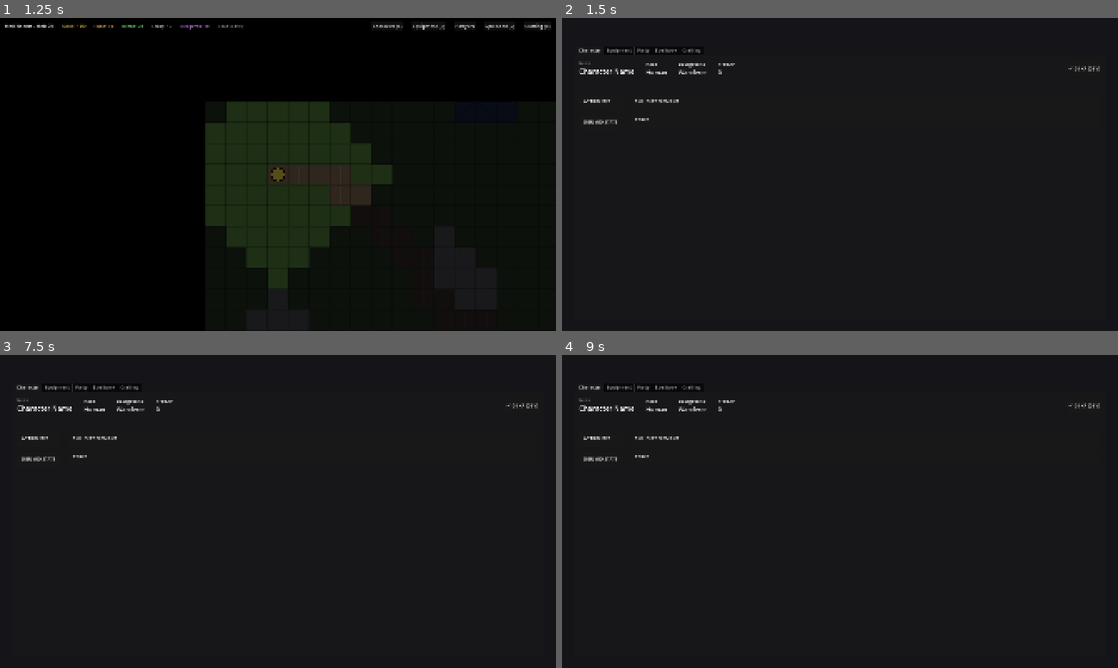
Above: before the commit, frames 1-4 (two rows, left to right).
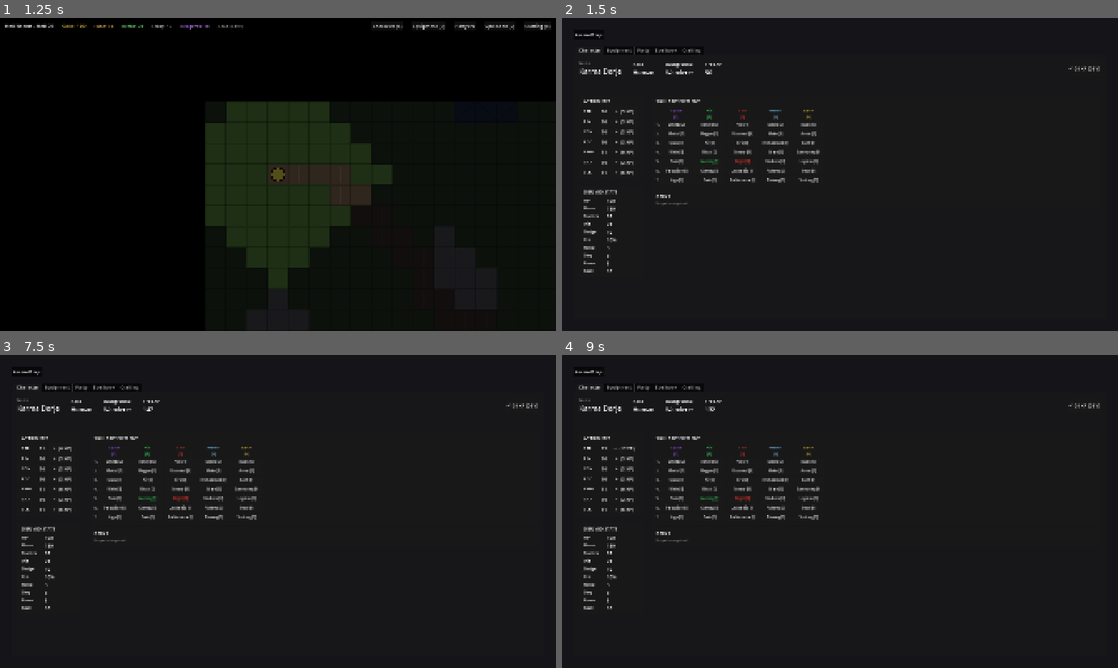
Above: after the commit, the same moments.

Repository: olstach/six_worlds
Game: Godot game, scene res://scenes/ui/title_screen.tscn
Same seed, same stepped clock (60 frames per second), same inputs: the game is played once before the commit and once after it.
Inputs (mouse positions are in pixels of both pictures, inside the frame that each line leads up to):
- Up to frame 1 (1.25 s): click "New Game" at 0.5 s
- Up to frame 2 (1.5 s): tap Enter at 1.25 s; move the mouse to (962, 158) at 1.27 s; hold Right from 1.28 s (still down); tap C at 1.35 s; click (962, 158) at 1.42 s
- Up to frame 3 (7.5 s): tap Space at 1.52 s; release Right at 2 s; click "Character (C)" at 2 s; click "Equipment (E)" at 2.75 s; click "Party (P)" at 3.5 s; click "Spellbook (S)" at 4.25 s; click "Crafting (R)" at 5 s; click "+100 XP [DEV]" at 5.75 s; click (27, 370) at 6.5 s, where only the run after the commit has a clickable "Karma Dorje"; click (61, 448) at 7.25 s, where only the run after the commit has a clickable "+ (3 XP)"
- Up to frame 4 (9 s): click (623, 448) at 8 s, where only the run after the commit has a clickable "+ (6 XP)"; click (623, 448) at 8.75 s, where only the run after the commit has a clickable "+ (9 XP)"

Frame 1 is identical in both runs. In frame 2, 2.6% of the frame differs, in the area x 2-47%, y 4-82%; in frame 3, 2.6%; in frame 4, 2.6%.
Error before the commit: Invalid assignment of property or key 'guild_spell_lists' with value of type 'Dictionary' on a base object of type 'Node (game_state.gd)'. (res://scripts/autol…

Commit message:
Fix bugs + add spell simples/guilds on map + persist combat statuses to overworld
Bug fixes:
- combat_arena: fix _add_combat_log/_update_unit_info crash (correct names: _log_message/_show_unit_info)
- main_menu: await _setup_equipment_doll() so slots exist before _update_equipment_slots() runs
- main_menu: sync current_weapon_set from character's active_weapon_set on equipment tab open

Status persistence:
- combat_manager: _sync_combat_state_to_characters() writes HP/mana/DoT statuses to character_data on end_combat
- overworld: _tick_overworld_statuses() applies DoT damage per step with toast notifications
- map_manager: implement cleanse reward (was a pass placeholder) — clears overworld_statuses

Spell system on overworld:
- character_system: pick_random_spell_for_party() picks spells new to at least one party member
- map_manager: "spell" reward type teaches random spell of school+tier to whole party
- map_generator: place guaranteed spell simples (shrine pickups) per zone from density config
- map_generator: place guaranteed spell guilds (events tagged "guild") per zone
- game_state: persist guild_spell_lists in save data for stable curricula across revisits

Co-Authored-By: Claude Sonnet 4.6 <noreply@anthropic.com>

Diff:
--- a/scripts/autoload/character_system.gd
+++ b/scripts/autoload/character_system.gd
@@ -196,6 +196,52 @@
 				if s.to_lower() == required.to_lower():
 					candidates.append(spell_id)
 					break
+	if candidates.is_empty():
+		return ""
+	candidates.shuffle()
+	return candidates[0]
+
+
+## Public accessor for the spell database (used by shop system and map rewards)
+func get_spell_database() -> Dictionary:
+	return _spell_database
+
+
+## Pick a random spell of the given school and spell level for the whole party.
+## Excludes spells already known by ALL party members (so there's always someone who benefits).
+## Checks both the "schools" array and the "subschool" field, so Sorcery/Enchantment/etc. work.
+## Returns spell_id or "" if every matching spell is already universal knowledge.
+func pick_random_spell_for_party(school: String, level: int) -> String:
+	var party = get_party()
+	if party.is_empty():
+		return ""
+
+	# Build set of spells known by ALL party members — we won't offer those
+	var known_by_all: Array = party[0].get("known_spells", []).duplicate()
+	for i in range(1, party.size()):
+		var member_spells = party[i].get("known_spells", [])
+		known_by_all = known_by_all.filter(func(sid): return sid in member_spells)
+
+	var school_lower = school.to_lower()
+	var candidates: Array[String] = []
+
+	for spell_id in _spell_database:
+		if spell_id in known_by_all:
+			continue
+		var spell = _spell_database[spell_id]
+		if int(spell.get("level", 0)) != level:
+			continue
+		# Match against schools array or subschool field
+		var matches = false
+		for s in spell.get("schools", []):
+			if s.to_lower() == school_lower:
+				matches = true
+				break
+		if not matches and spell.get("subschool", "").to_lower() == school_lower:
+			matches = true
+		if matches:
+			candidates.append(spell_id)
+
 	if candidates.is_empty():
 		return ""
 	candidates.shuffle()
--- a/scripts/autoload/combat_manager.gd
+++ b/scripts/autoload/combat_manager.gd
@@ -242,6 +242,11 @@
 	_start_current_turn()
 
 
+## DoT statuses that can persist from combat into the overworld
+const OVERWORLD_DOT_STATUSES: Array = [
+	"Poisoned", "Bleeding", "Burning", "Festering", "Diseased"
+]
+
 ## End combat
 func end_combat(victory: bool) -> void:
 	if not combat_active:
@@ -253,6 +258,9 @@
 	else:
 		last_combat_rewards = {}
 
+	# Sync player unit state back to character_data before clearing units
+	_sync_combat_state_to_characters()
+
 	combat_active = false
 	_deployment_phase = false
 	combat_ended.emit(victory)
@@ -261,6 +269,33 @@
 	all_units.clear()
 	turn_order.clear()
 	combat_grid = null
+
+
+## Write current HP, mana, and persisting DoT statuses back to character_data
+func _sync_combat_state_to_characters() -> void:
+	for unit in all_units:
+		if unit.team != Team.PLAYER:
+			continue
+		if not "character_data" in unit:
+			continue
+		var cdata = unit.character_data
+		if not "derived" in cdata:
+			cdata["derived"] = {}
+		# HP / mana — preserve whatever the unit ended combat with
+		cdata.derived["current_hp"] = unit.current_hp
+		cdata.derived["current_mana"] = unit.current_mana
+		# Persisting DoT statuses
+		var persisting: Array = []
+		for effect in unit.status_effects:
+			var sname = effect.get("status", "")
+			if sname in OVERWORLD_DOT_STATUSES:
+				var def = _status_effects.get(sname, {})
+				persisting.append({
+					"status": sname,
+					"duration": effect.get("duration", 1),
+					"damage_per_step": def.get("damage_per_turn", 3)
+				})
+		cdata["overworld_statuses"] = persisting
 
 
 # ============================================
--- a/scripts/autoload/game_state.gd
+++ b/scripts/autoload/game_state.gd
@@ -59,6 +59,11 @@
 # Format: { object_id: [choice_id, ...] }
 # Only populated for non-one_time event objects to prevent XP farming.
 var used_event_choices: Dictionary = {}
+
+# Cached spell curricula for spell guilds — keyed by map object_id.
+# Ensures each guild offers the same spells across revisits (stable curriculum).
+# Format: { object_id: [spell_id, ...] }
+var guild_spell_lists: Dictionary = {}
 
 # World definitions
 var WORLDS: Dictionary = {
@@ -384,7 +389,8 @@
 		"steps_without_food": steps_without_food,
 		"is_starving": is_starving,
 		"boss_defeated": boss_states,
-		"used_event_choices": used_event_choices.duplicate(true)
+		"used_event_choices": used_event_choices.duplicate(true),
+		"guild_spell_lists": guild_spell_lists.duplicate(true)
 	}
 
 
@@ -402,6 +408,7 @@
 	steps_without_food = data.get("steps_without_food", 0)
 	is_starving = data.get("is_starving", false)
 	used_event_choices = data.get("used_event_choices", {})
+	guild_spell_lists = data.get("guild_spell_lists", {})
 
 	# Restore unlocked worlds
 	unlocked_worlds.clear()
--- a/scripts/autoload/map_manager.gd
+++ b/scripts/autoload/map_manager.gd
@@ -1069,8 +1069,25 @@
 				ItemSystem.add_to_inventory(chosen)
 
 		"cleanse":
-			# Clear map status effects from party — placeholder for future map-status system
-			pass
+			# Clear persisting overworld DoT statuses from all party members
+			for char in CharacterSystem.get_party():
+				char["overworld_statuses"] = []
+
+		"spell":
+			# Spell simple: teach a random spell of the given school+tier to all party members who
+			# don't already know it. value = {"school": "Fire", "tier": 1}
+			# Tier maps to spell level: 1→1, 2→3, 3→5, 4→7, 5→9
+			if value is Dictionary:
+				var school: String = value.get("school", "")
+				var tier: int = clamp(int(value.get("tier", 1)), 1, 5)
+				var tier_to_level: Array = [0, 1, 3, 5, 7, 9]
+				var spell_level: int = tier_to_level[tier]
+				var spell_id: String = CharacterSystem.pick_random_spell_for_party(school, spell_level)
+				if spell_id != "":
+					reward["chosen_spell"] = spell_id  # store for toast display
+					for character in CharacterSystem.get_party():
+						if not CharacterSystem.knows_spell(character, spell_id):
+							CharacterSystem.learn_spell(character, spell_id)
 
 		"karma":
 			# Hidden karma adjustment
@@ -1594,6 +1611,11 @@
 			"buff":
 				if value is Dictionary:
 					parts.append("+%d %s" % [value.get("amount", 0), value.get("stat", "")])
+			"spell":
+				if value is Dictionary:
+					var tier_names = ["", "Trace", "Mark", "Locus", "Nexus", "Throne"]
+					var tier = clamp(int(value.get("tier", 1)), 1, 5)
+					parts.append("%s of %s" % [tier_names[tier], value.get("school", "?")])
 	return ", ".join(parts) if not parts.is_empty() else ""
 
 
--- a/scripts/combat/combat_arena.gd
+++ b/scripts/combat/combat_arena.gd
@@ -1623,9 +1623,9 @@
 	AudioManager.play("ui_click")
 	ItemSystem.swap_weapon_set(unit.character_data)
 	CombatManager.use_action(1)
-	_add_combat_log("[color=#aaaaff]%s switches weapon sets.[/color]" % unit.unit_name)
+	_log_message("[color=#aaaaff]%s switches weapon sets.[/color]" % unit.unit_name)
 	_update_action_buttons()
-	_update_unit_info(unit)
+	_show_unit_info(unit)
 
 
 func _on_end_turn_pressed() -> void:
--- a/scripts/map_gen/map_generator.gd
+++ b/scripts/map_gen/map_generator.gd
@@ -577,11 +577,13 @@
 	var pickup_range = density.get("pickups_per_zone", [8, 14])
 	var shop_range = density.get("guaranteed_shops", [1, 2])
 	var rest_range = density.get("guaranteed_rest", [1, 2])
+	var guild_range = density.get("guaranteed_guilds", [0, 1])
 
 	var num_events = randi_range(int(event_range[0]), int(event_range[1]))
 	var num_pickups = randi_range(int(pickup_range[0]), int(pickup_range[1]))
 	var guaranteed_shops = randi_range(int(shop_range[0]), int(shop_range[1]))
 	var guaranteed_rest = randi_range(int(rest_range[0]), int(rest_range[1]))
+	var guaranteed_guilds = randi_range(int(guild_range[0]), int(guild_range[1]))
 
 	# Collect all placed objects for spacing checks
 	var placed_positions: Array[Vector2i] = []
@@ -615,6 +617,71 @@
 			_place_pickup_object(zone_id, template, pos)
 			placed_positions.append(pos)
 			num_pickups -= 1  # Counts toward pickup budget
+
+	# Place guaranteed guilds (from events tagged "guild") — one chosen at random from the full
+	# guild pool, so no school gets a guaranteed advantage from appearing in a specific zone.
+	var guild_events: Array = []
+	for e in event_pool:
+		if e.get("tag", "") == "guild":
+			guild_events.append(e)
+	guild_events.shuffle()  # Randomise order before picking
+	var guilds_placed := 0
+	for i in range(guaranteed_guilds):
+		if guilds_placed >= guild_events.size():
+			break
+		var template = guild_events[guilds_placed]
+		guilds_placed += 1
+		var pos = _find_placement_tile(row_start, row_end, min_spacing, placed_positions)
+		if pos != Vector2i(-1, -1):
+			_place_event_object(zone_id, template, pos)
+			placed_positions.append(pos)
+			num_events -= 1  # Counts toward event budget
+
+	# Place guaranteed spell simples — school is drawn randomly from the realm's school list
+	# so no school gets a meta-advantage from zone assignment.
+	# density.guaranteed_simples: [{tier, count}, ...] e.g. [{tier:1,count:2},{tier:2,count:1}]
+	var simple_specs: Array = density.get("guaranteed_simples", [])
+	if not simple_specs.is_empty():
+		var tier_names: Array = ["", "Trace", "Mark", "Locus", "Nexus", "Throne"]
+		var tier_messages: Array = [
+			"",
+			"A sliver of magical knowledge, crystallized into a fragment you can absorb.",
+			"A deeper resonance of magical knowledge, more complex but still accessible.",
+			"A concentrated locus of power — the knowledge reshapes something in you as you receive it.",
+			"A nexus of power at the intersection of several forces. Hard to hold, but it stays.",
+			"A throne of mastery. Rare beyond imagining. It settles into you like a memory you never had."
+		]
+		var all_schools: Array = pool.get("spell_schools", [
+			"Fire", "Water", "Earth", "Air", "Space",
+			"White", "Black", "Sorcery", "Enchantment", "Summoning"
+		])
+		# Shuffle once so each zone independently randomizes which schools appear
+		var shuffled_schools: Array = all_schools.duplicate()
+		shuffled_schools.shuffle()
+		var school_idx: int = 0
+
+		for spec in simple_specs:
+			var tier: int = clamp(int(spec.get("tier", 1)), 1, 5)
+			var count: int = int(spec.get("count", 1))
+			for _s in range(count):
+				if school_idx >= shuffled_schools.size():
+					shuffled_schools.shuffle()
+					school_idx = 0
+				var school: String = shuffled_schools[school_idx]
+				school_idx += 1
+				var tier_name: String = tier_names[tier]
+				var template: Dictionary = {
+					"name": "%s of %s" % [tier_name, school],
+					"icon": "shrine",
+					"message": tier_messages[tier],
+					"one_time": true,
+					"rewards": [{"type": "spell", "value": {"school": school, "tier": tier}}]
+				}
+				var pos = _find_placement_tile(row_start, row_end, min_spacing, placed_positions)
+				if pos != Vector2i(-1, -1):
+					_place_pickup_object(zone_id, template, pos)
+					placed_positions.append(pos)
+					num_pickups -= 1
 
 	# Fill remaining events from weighted pool
 	var event_weights = _build_pool_weight_table(event_pool)
--- a/scripts/overworld/overworld.gd
+++ b/scripts/overworld/overworld.gd
@@ -546,6 +546,33 @@
 
 func _on_party_moved(_from: Vector2i, _to: Vector2i) -> void:
 	_update_terrain_label()
+	_tick_overworld_statuses()
+
+
+## Apply one tick of any persisting DoT statuses (Poison, Bleed, Burn, etc.)
+## Called once per step. Removes expired statuses. Shows a toast per damage tick.
+func _tick_overworld_statuses() -> void:
+	var party = CharacterSystem.get_party()
+	for char in party:
+		var statuses: Array = char.get("overworld_statuses", [])
+		if statuses.is_empty():
+			continue
+		var expired: Array = []
+		for i in range(statuses.size()):
+			var s = statuses[i]
+			var dmg: int = s.get("damage_per_step", 3)
+			var derived: Dictionary = char.get("derived", {})
+			var hp: int = derived.get("current_hp", derived.get("max_hp", 10))
+			hp = max(0, hp - dmg)
+			derived["current_hp"] = hp
+			_show_toast("%s: %s −%d HP" % [char.get("name", "?"), s.get("status", "?"), dmg])
+			s["duration"] -= 1
+			if s["duration"] <= 0:
+				expired.append(i)
+		# Remove expired (reverse to keep indices valid)
+		expired.reverse()
+		for idx in expired:
+			statuses.remove_at(idx)
 
 
 func _on_party_position_updated(_world_pos: Vector2) -> void:
--- a/scripts/ui/main_menu.gd
+++ b/scripts/ui/main_menu.gd
@@ -185,7 +185,13 @@
 	tab_changed.emit(tab)
 	# Refresh equipment tab when switching to it (tab index 1)
 	if tab == 1:
-		_setup_equipment_doll()
+		# await the doll setup — it has an internal await get_tree().process_frame
+		# that creates the slot nodes; without awaiting, the slots don't exist yet
+		# when _update_equipment_slots() runs, so everything appears empty.
+		await _setup_equipment_doll()
+		# Sync UI weapon set selector to match the character's actual active set
+		if _current_character:
+			current_weapon_set = _current_character.get("active_weapon_set", 1)
 		_update_equipment_slots()
 		_update_equipment_display()
 	# Refresh party tab when switching to it (tab index 2)
